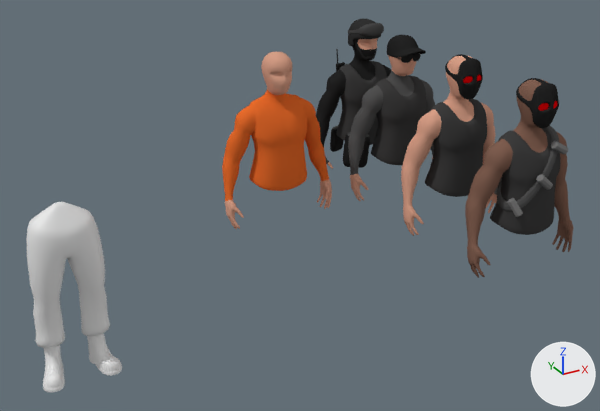
Renders of the Blender file Blender_Sources/Models/Default/Base_Model.blend from each side of a commit.
The view is the same before and after, from a camera (50 mm lens) standing at (-61.4, -57.4, 38.8) and looking at (-32.9, -5.5, 12.9). Lighting does not change. The marker at lower right points along +X, +Y and +Z.

In view in the first picture: 'Cap', 'Hero_Torso', 'Pants_Reference', 'Prison_Torso', 'Punisher', 'Punisher.001', 'Punisher_Mask', 'Punisher_Mask.001', 'Sun_Glasses', 'Swat_Helmet', 'Swat_Torso', 'Swat_Utilities'.
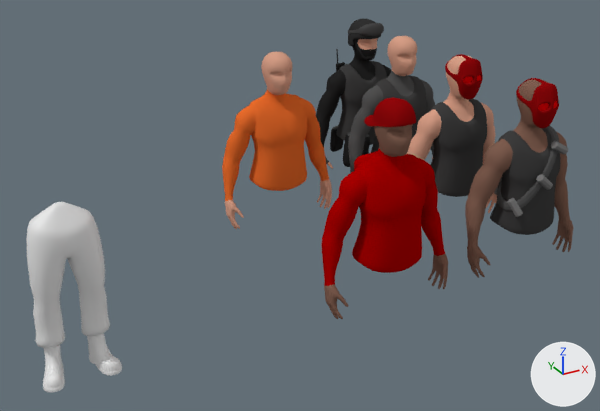
What differs and where, as boxes (x1, y1, x2, y2) in the pictures (600 x 411 px):
'Prison_Torso.001', added (red)
    after: (322, 124, 448, 319)
    faces in mat_sweater_02 (red #aa0000): (322, 149, 445, 286)
    faces in mat_skin_black (brown #7f5e50): (324, 124, 448, 319)
'Cap', recoloured, moved, turned
    before: (387, 35, 426, 57)
    after: (364, 98, 416, 127)
'Punisher_Mask.001', recoloured (black to red)
    both: (516, 78, 559, 128)
'Punisher_Mask', recoloured (black to red)
    both: (445, 54, 483, 100)
'Sun_Glasses', deleted
    before: (387, 52, 421, 63)
'Cube', added
    after: (354, 151, 377, 171)

Patch to the scene script:
```diff
--- a/Blender_Sources/Models/Default/Base_Model.blend.py
+++ b/Blender_Sources/Models/Default/Base_Model.blend.py
@@ mat_cap @@
 mat_cap = diffuse_material('Cap')
-mat_cap.base_color = (0.0185, 0.0185, 0.0185)  # black #252525
+mat_cap.base_color = (0.272, 0.00229, 0.0034)  # red #8e080b
@@ mat_sweater_02 @@
+mat_sweater_02 = diffuse_material('Sweater_02')
+mat_sweater_02.base_color = (0.4, 0.0, 0.0)  # red #aa0000
@@ me_cube_010 @@
+me_cube_010.from_pydata(...)  # 90 vertices, 88 faces; spans x -1.73..1.73, y -1.0..1.65, z -2.51..0.23
+me_cube_010.polygons.foreach_set('use_smooth', [True] * 88)
+me_cube_010.materials.append(mat_sweater_02)  # red #aa0000
@@ me_cube_009 @@
+me_cube_009.from_pydata(...)  # 476 vertices, 468 faces; spans x 0.0..4.9, y -1.91..1.82, z -7.13..7.2
+me_cube_009.polygons.foreach_set('use_smooth', [True] * 468)
+# faces by material slot: [298, 170]
+me_cube_009.materials.append(mat_skin_black)  # brown #7f5e50
+me_cube_009.materials.append(mat_sweater_02)  # red #aa0000
@@ ob_cap @@
 ob_cap = bpy.data.objects.new('Cap', me_cylinder_002)
-ob_cap.location = (-20.0, -0.57, 22.89)
-ob_cap.rotation_euler = (-0.175, 0.0, 0.0)  # degrees (-10, 0, 0)
+ob_cap.location = (-32.0, -15.67, 22.99)
+ob_cap.rotation_euler = (0.175, 0.0, -3.142)  # degrees (10, 0, -180)
 _m = ob_cap.modifiers.new('Subsurf', 'SUBSURF')
@@ ob_sun_glasses @@
-ob_sun_glasses = bpy.data.objects.new('Sun_Glasses', me_plane_002)
-ob_sun_glasses.location = (-20.0, -1.5, 22.2)
-ob_sun_glasses.rotation_euler = (3.142, 0.0, 0.0)  # degrees (180, 0, 0)
-ob_sun_glasses.scale = (0.44, 0.4, 0.4)
-_m = ob_sun_glasses.modifiers.new('Mirror', 'MIRROR')
-_m = ob_sun_glasses.modifiers.new('Subsurf', 'SUBSURF')
@@ ob_cube @@
+ob_cube = bpy.data.objects.new('Cube', me_cube_010)
+ob_cube.location = (-32.0, -14.9, 20.1)
@@ ob_prison_torso_001 @@
+ob_prison_torso_001 = bpy.data.objects.new('Prison_Torso.001', me_cube_009)
+ob_prison_torso_001.location = (-32.0, -16.0, 16.7)
+_m = ob_prison_torso_001.modifiers.new('Mirror', 'MIRROR')
+_m.use_clip = True
+_m = ob_prison_torso_001.modifiers.new('Subsurf', 'SUBSURF')
+_m.render_levels = 1
```
